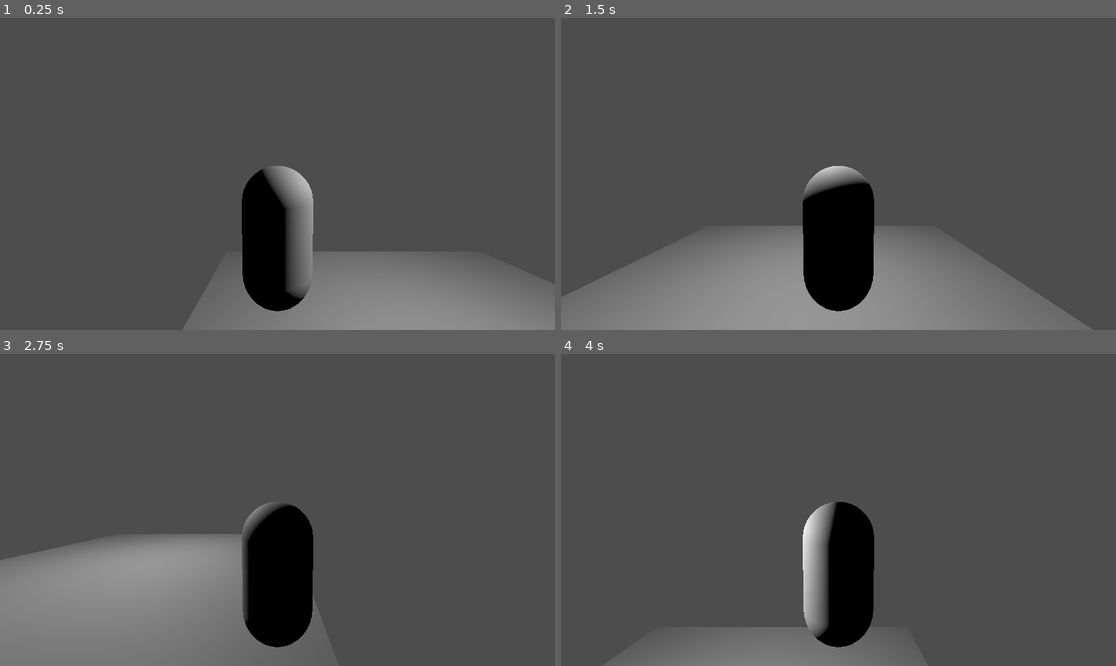
Above: before the commit, frames 1-4 (two rows, left to right).
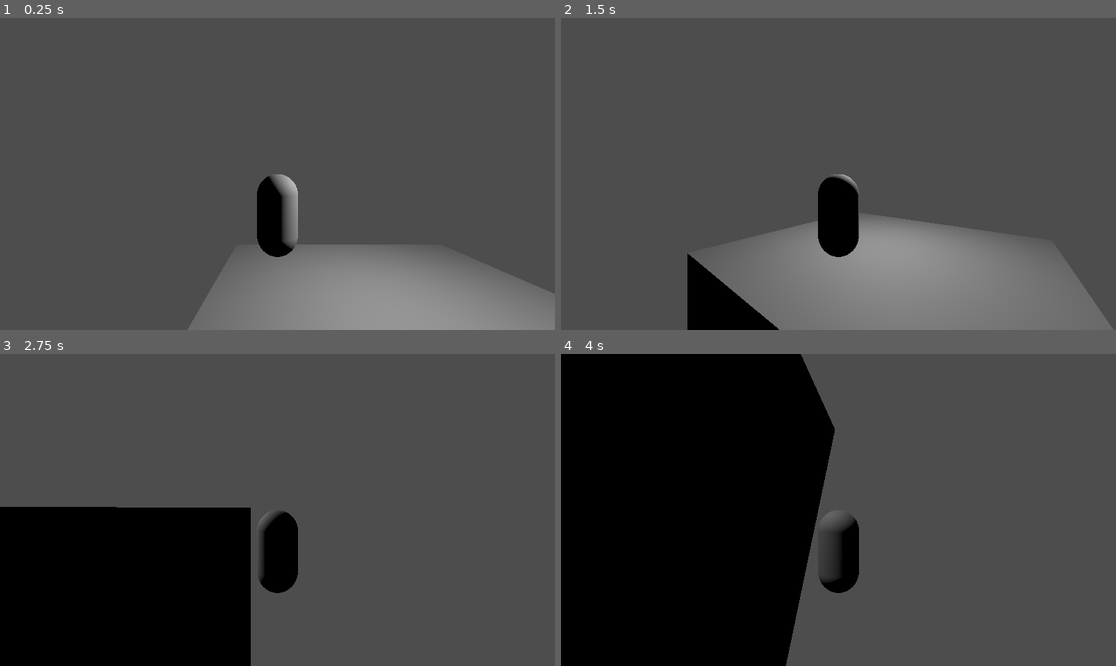
Above: after the commit, the same moments.

Repository: FyX0X/firkx-game-jam
Game: Godot game, scene res://main.tscn
The game is run twice, just before and just after one commit, with the same random seed, the same clock (stepped at 60 frames per second) and the same inputs.
Inputs (mouse positions are in pixels of both pictures, inside the frame that each line leads up to):
- Up to frame 1 (0.25 s): no input
- Up to frame 2 (1.5 s): move the mouse to (960, 158) at 0.52 s; hold D (right) 0.53-1.28 s; tap Space (jump) at 0.77 s; move the mouse to (727, 189) at 1.27 s; hold S (backward) from 1.28 s (still down)
- Up to frame 3 (2.75 s): tap Space (jump) at 1.52 s; move the mouse to (333, 441) at 2.02 s; release S (backward) at 2.03 s; hold D (right) from 2.03 s (still down)
- Up to frame 4 (4 s): move the mouse to (810, 572) at 2.77 s; release D (right) at 2.78 s; hold W (forward) 2.78-3.53 s; tap Space (jump) at 3.02, 3.77 s; move the mouse to (1005, 556) at 3.52 s; hold A (left) from 3.53 s (still down)

The runs differ from the first frame. In frame 1, 4.2% of the frame differs, in the area x 32-100%, y 47-100%; in frame 2, 19%; in frame 3, 26%; in frame 4, 51%, in the area x 0-62%, y 0-100%.

Commit message:
working player movement and camera

Diff:
--- a/Player/player.gd
+++ b/Player/player.gd
@@ -3,7 +3,10 @@
 
 const SPEED = 5.0
 const JUMP_VELOCITY = 4.5
+@export var mouse_sensitivity: float = 0.003
 
+func _ready() -> void:
+	Input.mouse_mode = Input.MOUSE_MODE_CAPTURED
 
 func _physics_process(delta: float) -> void:
 	# Add the gravity.
@@ -26,3 +29,16 @@
 		velocity.z = move_toward(velocity.z, 0, SPEED)
 
 	move_and_slide()
+
+
+# Camera and escape.
+func _unhandled_input(event):
+	if event is InputEventMouseMotion:
+		rotate_y(-event.relative.x * mouse_sensitivity)
+
+func _input(event):
+	if event.is_action_pressed("ui_cancel"):
+		if Input.mouse_mode == Input.MOUSE_MODE_CAPTURED:
+			Input.mouse_mode = Input.MOUSE_MODE_VISIBLE
+		else:
+			Input.mouse_mode = Input.MOUSE_MODE_CAPTURED
--- a/Player/player.tscn
+++ b/Player/player.tscn
@@ -10,11 +10,14 @@
 script = ExtResource("1_l8h54")
 metadata/_edit_group_ = true
 
-[node name="Camera3D" type="Camera3D" parent="." unique_id=1803130361]
-transform = Transform3D(1, 0, 0, 0, 0.9984759, 0.055189703, 0, -0.055189703, 0.9984759, 0, 1.0413599, 2.86082)
-
 [node name="CollisionShape3D" type="CollisionShape3D" parent="." unique_id=1953526512]
 shape = SubResource("CapsuleShape3D_8lsb0")
 
 [node name="MeshInstance3D" type="MeshInstance3D" parent="." unique_id=1795848299]
 mesh = SubResource("CapsuleMesh_8lsb0")
+
+[node name="SpringArm3D" type="SpringArm3D" parent="." unique_id=794395096]
+transform = Transform3D(1, 0, 0, 0, 1, 0, 0, 0, 1, 0, 1, 0)
+spring_length = 5.0
+
+[node name="Camera3D" type="Camera3D" parent="SpringArm3D" unique_id=2076138250]
